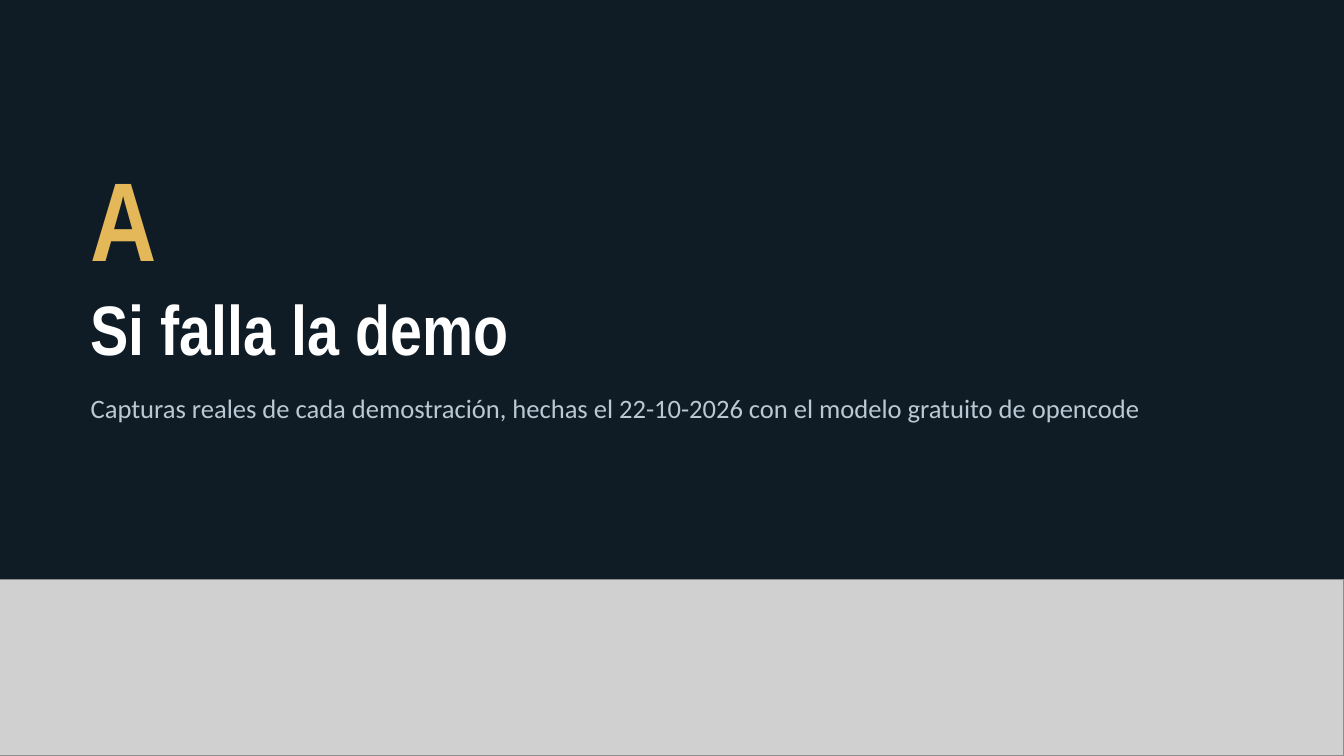
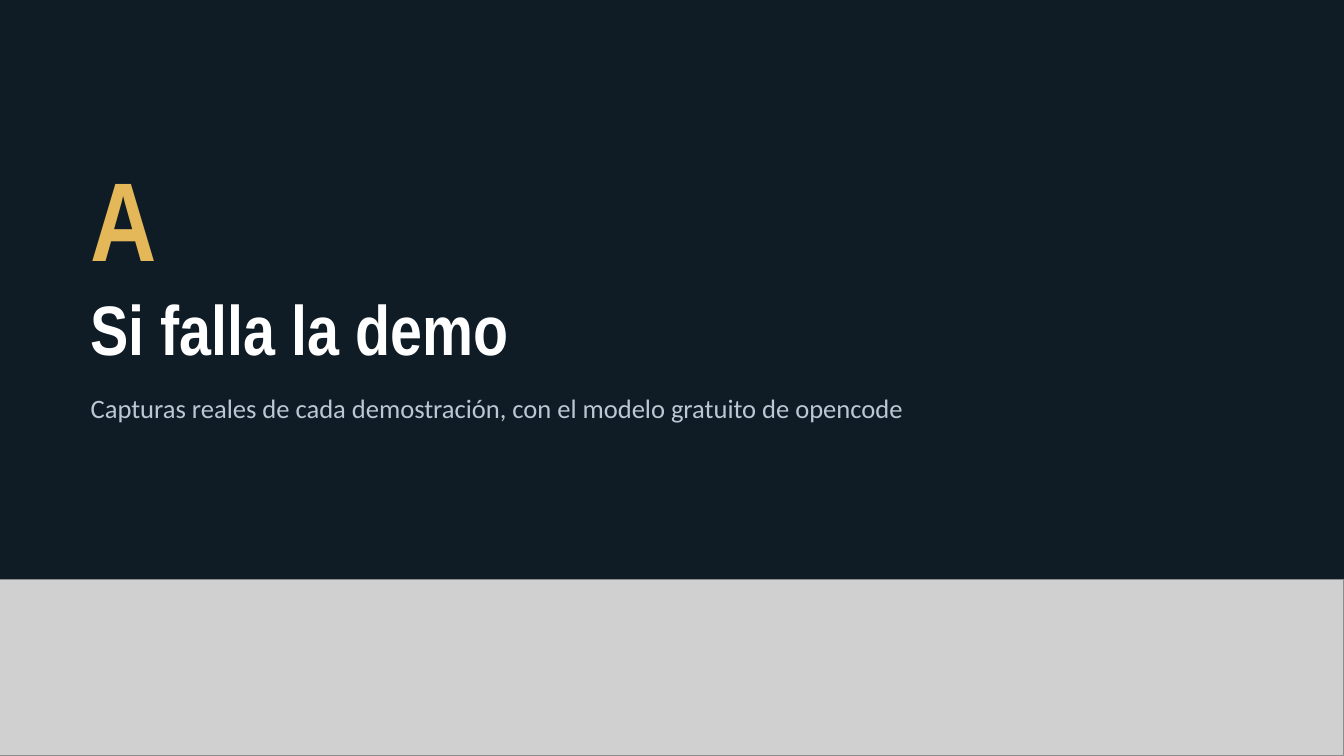
Before and after one commit to jlasherasTracasa/taller_semana_ia_2026, a slide deck: slide 53 of presentacion/taller-agentes-ia.pptx (slide 52 before the commit). Drawn at 1344x756 pixels with LibreOffice and Linux fonts; fonts in the diff are those of the drawing; grey boxes stand for pictures. Boxes give left, top, right and bottom in pixels: in the first picture for what was removed or moved away, otherwise in the second. Text is boxed around its words. In the diff, an @@ line names an element or a change of style, - is before the commit and + after.

```diff
--- a/presentacion/taller-agentes-ia.pptx
+++ b/presentacion/taller-agentes-ia.pptx
@@ text at (91,399,902,423): text changed @@
-Capturas reales de cada demostración, hechas el 22-10-2026 con el modelo gratuito de opencode
+Capturas reales de cada demostración, con el modelo gratuito de opencode
```
Also in this commit, not shown: 53 other slides changed, 1 slide added, 2 other files.
